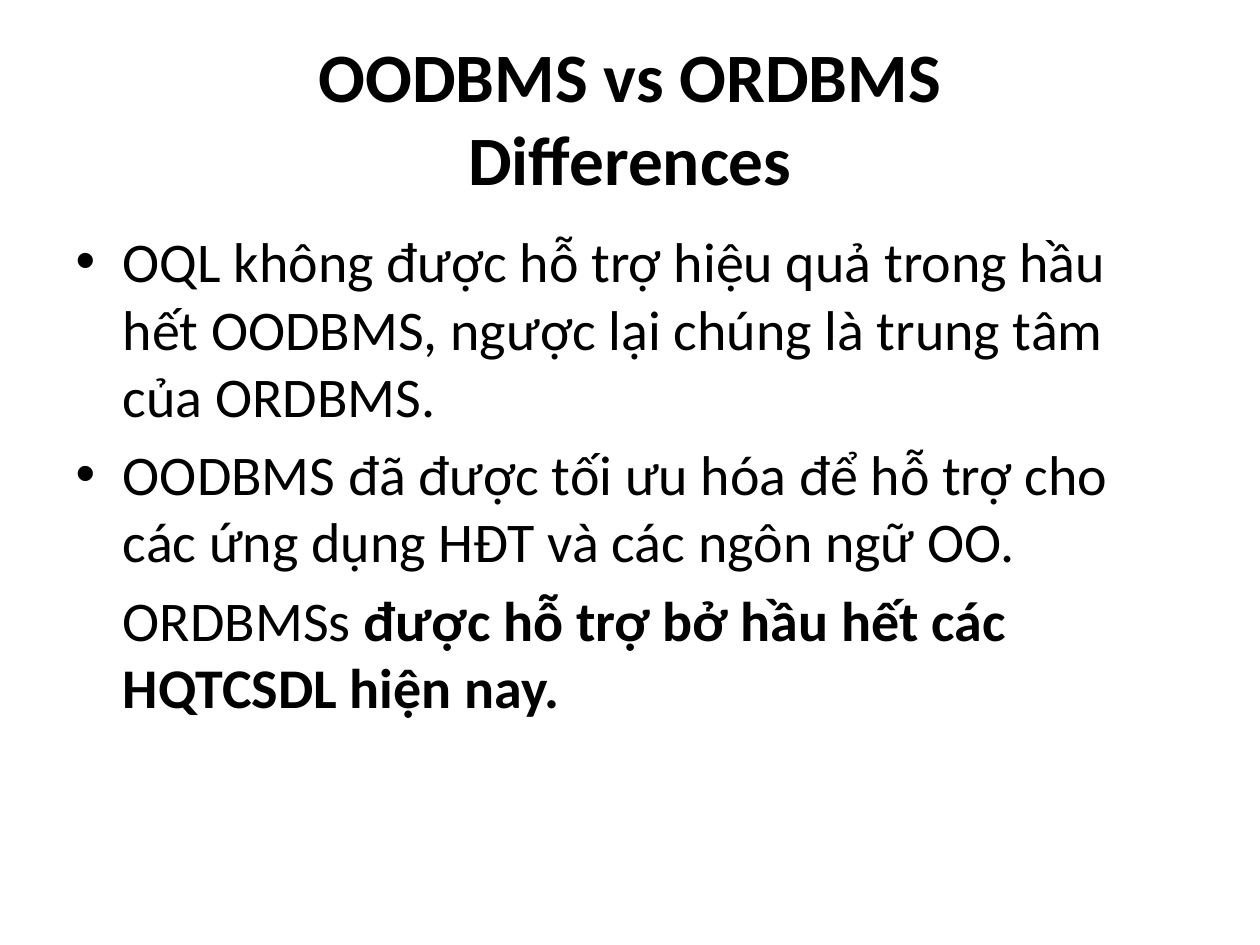
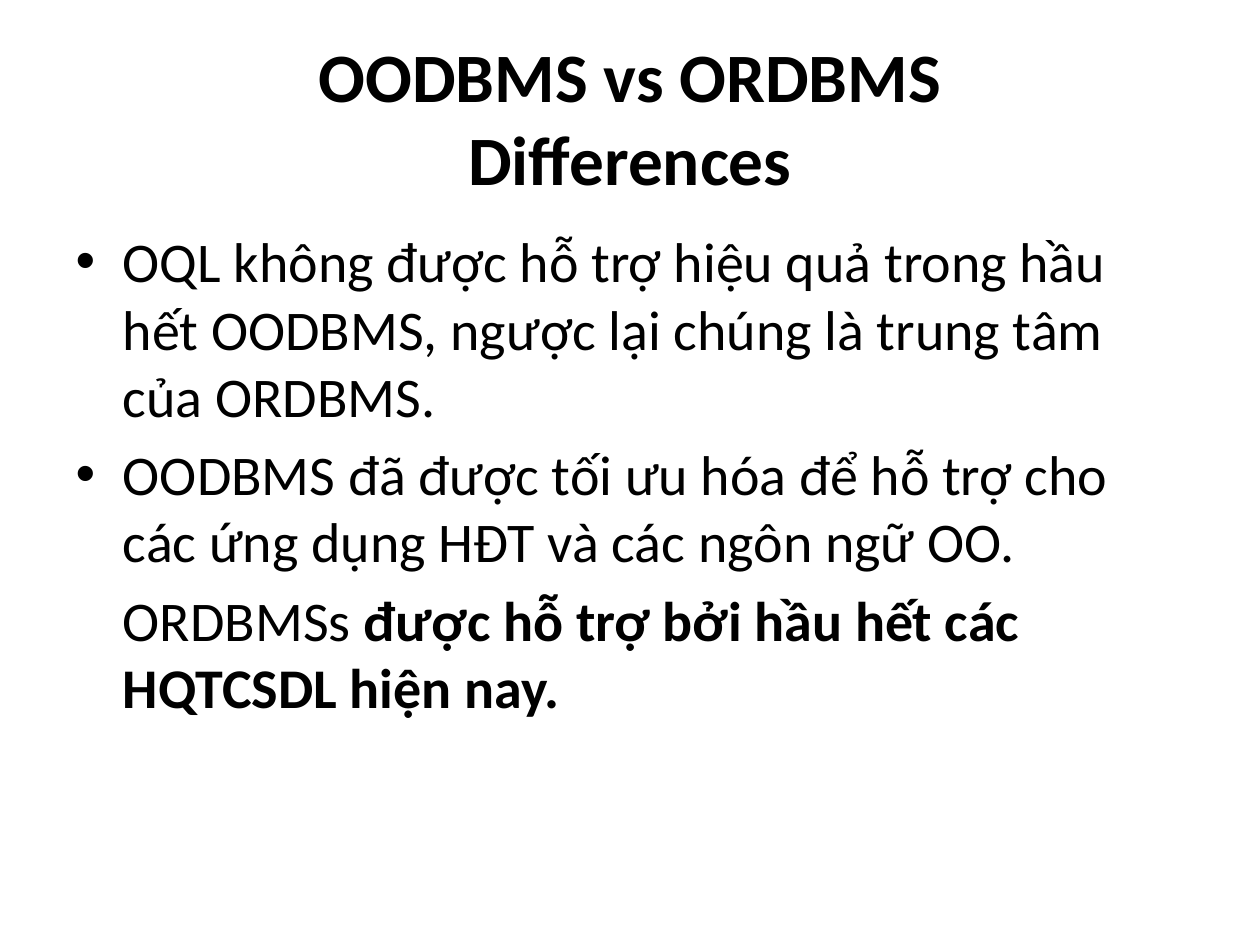
Before and after one commit to computerline1z/thaothaotientien, a slide deck: slide 25 of Thủy Tiên - 0912463/Seminar/Topic #8b - Section 8 & 9 v3.pptx. Drawn at 1260x945 pixels with LibreOffice and Linux fonts; fonts in the diff are those of the drawing. Boxes give left, top, right and bottom in pixels: in the first picture for what was removed or moved away, otherwise in the second. Text is boxed around its words. In the diff, an @@ line names an element or a change of style, - is before the commit and + after.

```diff
--- a/Thủy Tiên - 0912463/Seminar/Topic #8b - Section 8 & 9 v3.pptx
+++ b/Thủy Tiên - 0912463/Seminar/Topic #8b - Section 8 & 9 v3.pptx
@@ text at <box>123,594,1019,718</box>: text changed @@
-ORDBMSs được hỗ trợ bở hầu hết các HQTCSDL hiện nay.
+ORDBMSs được hỗ trợ bởi hầu hết các HQTCSDL hiện nay.
```
Also in this commit, not shown: 3 other files.
